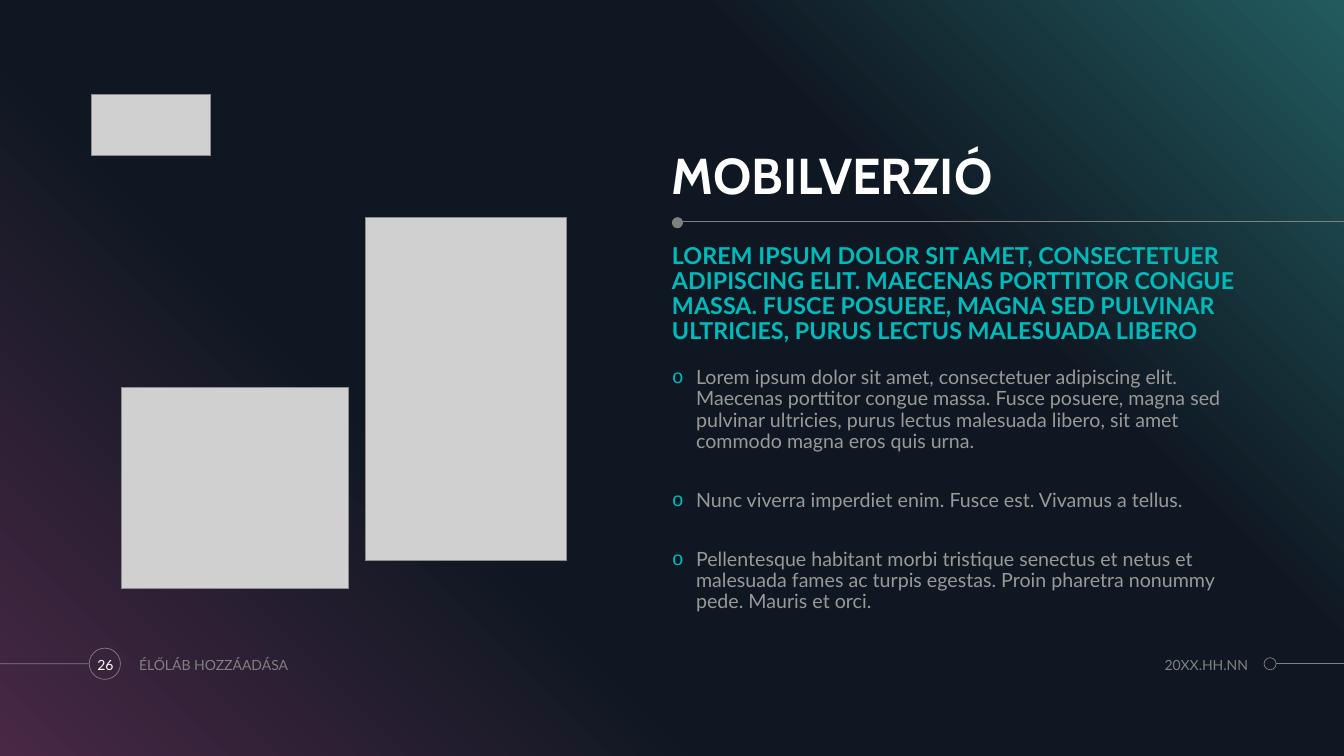
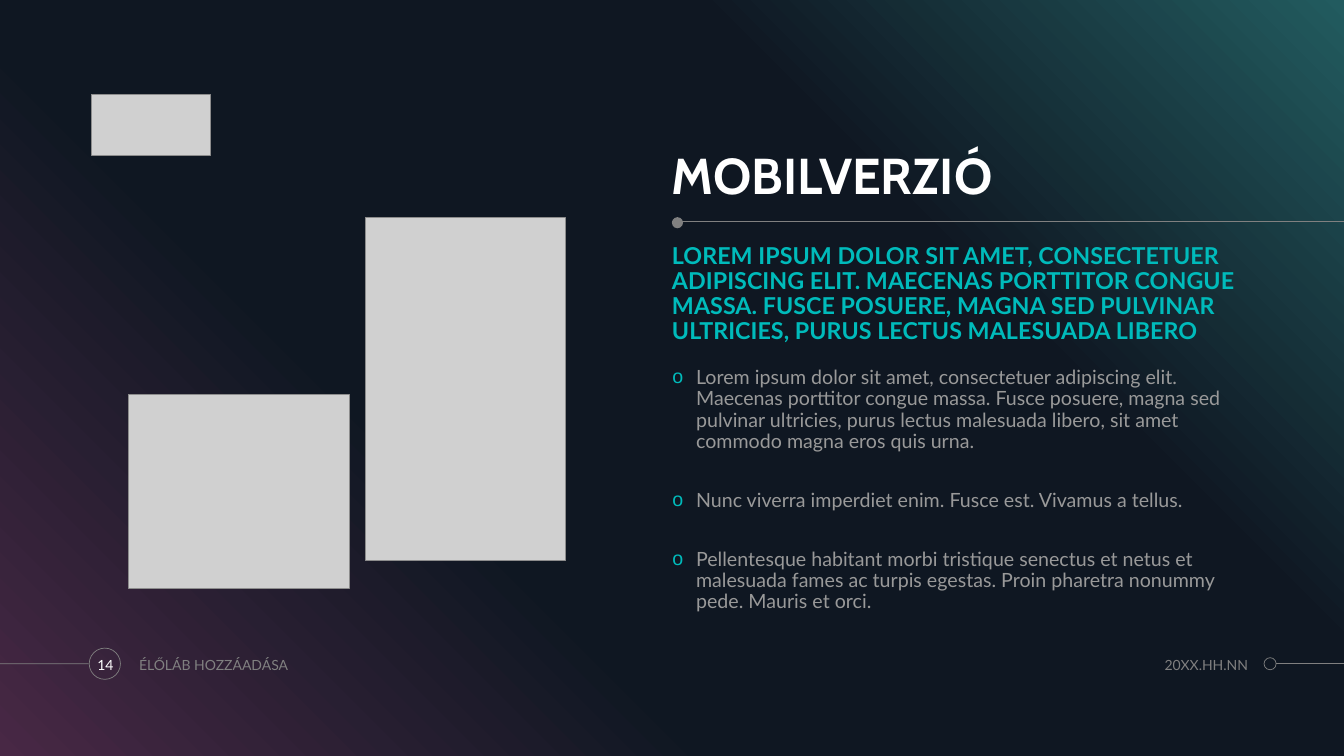
Before and after one commit to zamboilles21/terfelszinszamitas, a slide deck: slide 14 of documentation/PPT/TerFelSzoft.pptx (slide 26 before the commit). Drawn at 1344x756 pixels with LibreOffice and Linux fonts; fonts in the diff are those of the drawing; grey boxes stand for pictures; background and template pictures are left out. Boxes give left, top, right and bottom in pixels: in the first picture for what was removed or moved away, otherwise in the second. Text is boxed around its words. In the diff, an @@ line names an element or a change of style, - is before the commit and + after.

```diff
--- a/documentation/PPT/TerFelSzoft.pptx
+++ b/documentation/PPT/TerFelSzoft.pptx
@@ picture: place and size @@
-picture at (122, 388, 349, 589)
+picture at (129, 395, 350, 589)
@@ page number at (97, 660, 113, 670): text changed @@
-26
+14
```
Also in this commit, not shown: 2 other slides changed, 4 slides added, 14 slides removed, 2 other files.
